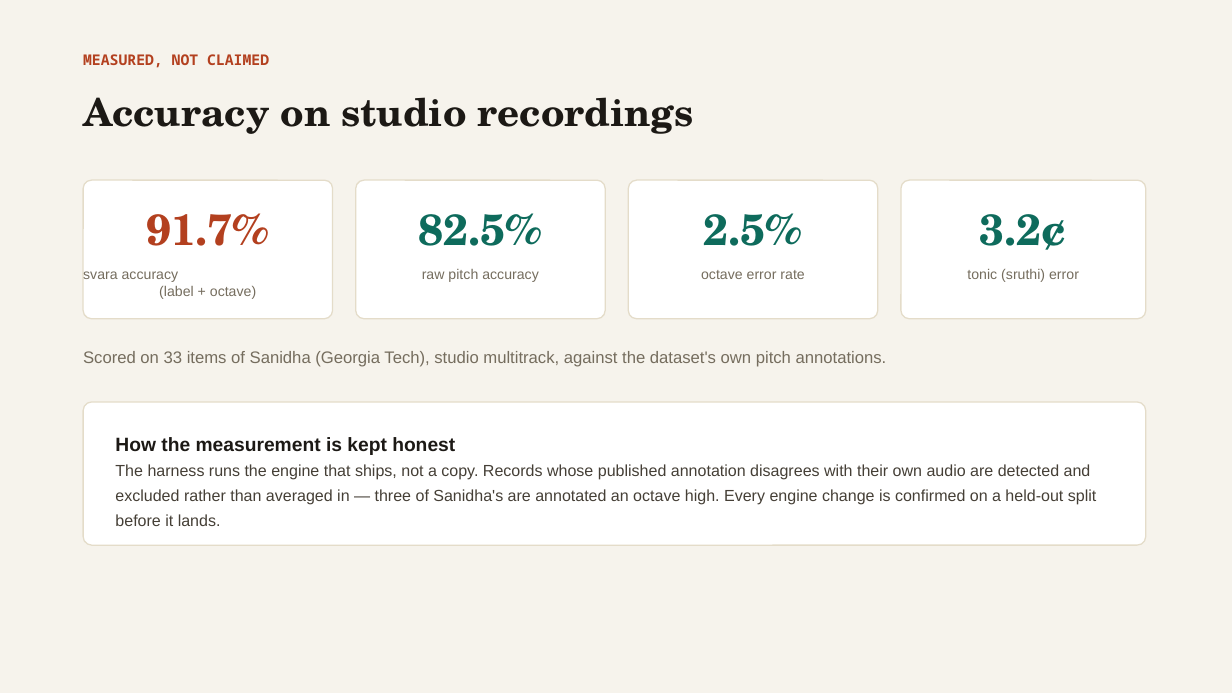
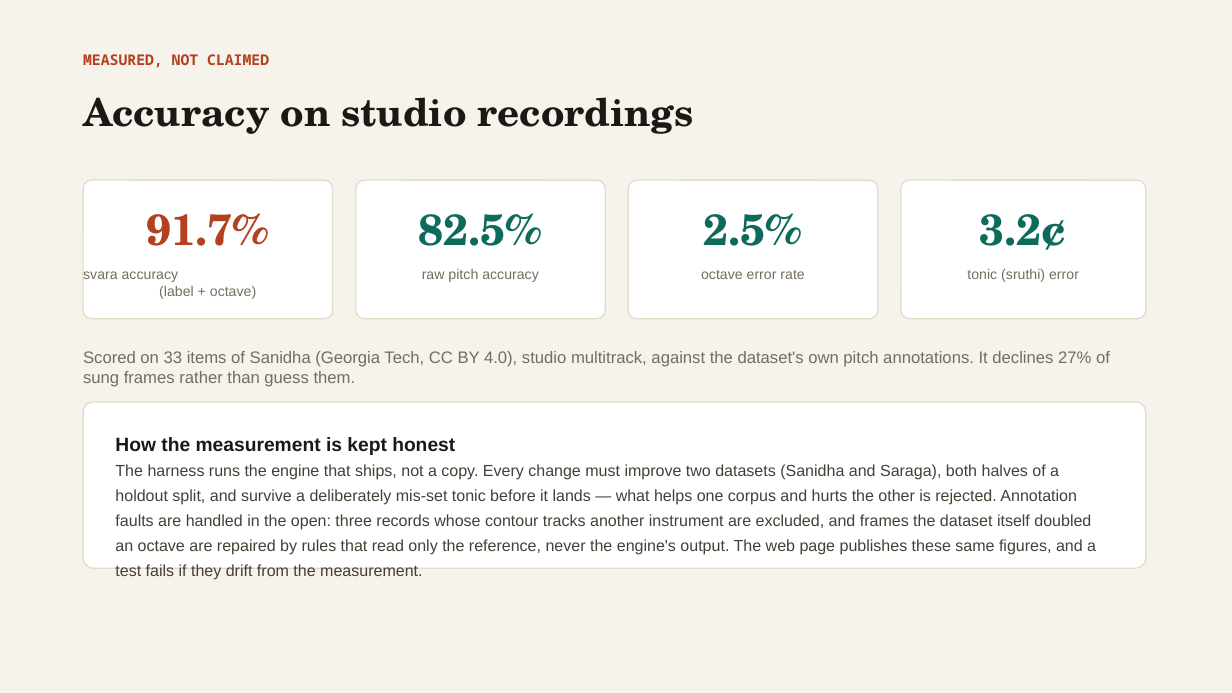
Before and after one commit to vinoth4v/sruthiscribe, a slide deck: slide 6 of SruthiScribe-pitch.pptx. Drawn at 1232x693 pixels with LibreOffice and Linux fonts; fonts in the diff are those of the drawing. Boxes give left, top, right and bottom in pixels: in the first picture for what was removed or moved away, otherwise in the second. Text is boxed around its words. In the diff, an @@ line names an element or a change of style, - is before the commit and + after.

```diff
--- a/SruthiScribe-pitch.pptx
+++ b/SruthiScribe-pitch.pptx
@@ text at (83, 351, 1110, 387): text changed @@
-Scored on 33 items of Sanidha (Georgia Tech), studio multitrack, against the dataset's own pitch annotations.
+Scored on 33 items of Sanidha (Georgia Tech, CC BY 4.0), studio multitrack, against the dataset's own pitch annotations. It declines 27% of sung frames rather than guess them.
@@ rounded rectangle: place and size @@
-rounded rectangle at (83, 402, 1146, 545)
+rounded rectangle at (83, 402, 1146, 568)
@@ text at (115, 464, 1096, 580): text changed @@
-The harness runs the engine that ships, not a copy. Records whose published annotation disagrees with their own audio are detected and excluded rather than averaged in — three of Sanidha's are annotated an octave high. Every engine change is confirmed on a held-out split before it lands.
+The harness runs the engine that ships, not a copy. Every change must improve two datasets (Sanidha and Saraga), both halves of a holdout split, and survive a deliberately mis-set tonic before it lands — what helps one corpus and hurts the other is rejected. Annotation faults are handled in the open: three records whose contour tracks another instrument are excluded, and frames the dataset itself doubled an octave are repaired by rules that read only the reference, never the engine's output. The web page publishes these same figures, and a test fails if they drift from the measurement.
```
Also in this commit, not shown: 3 other slides changed, 2 other files.
